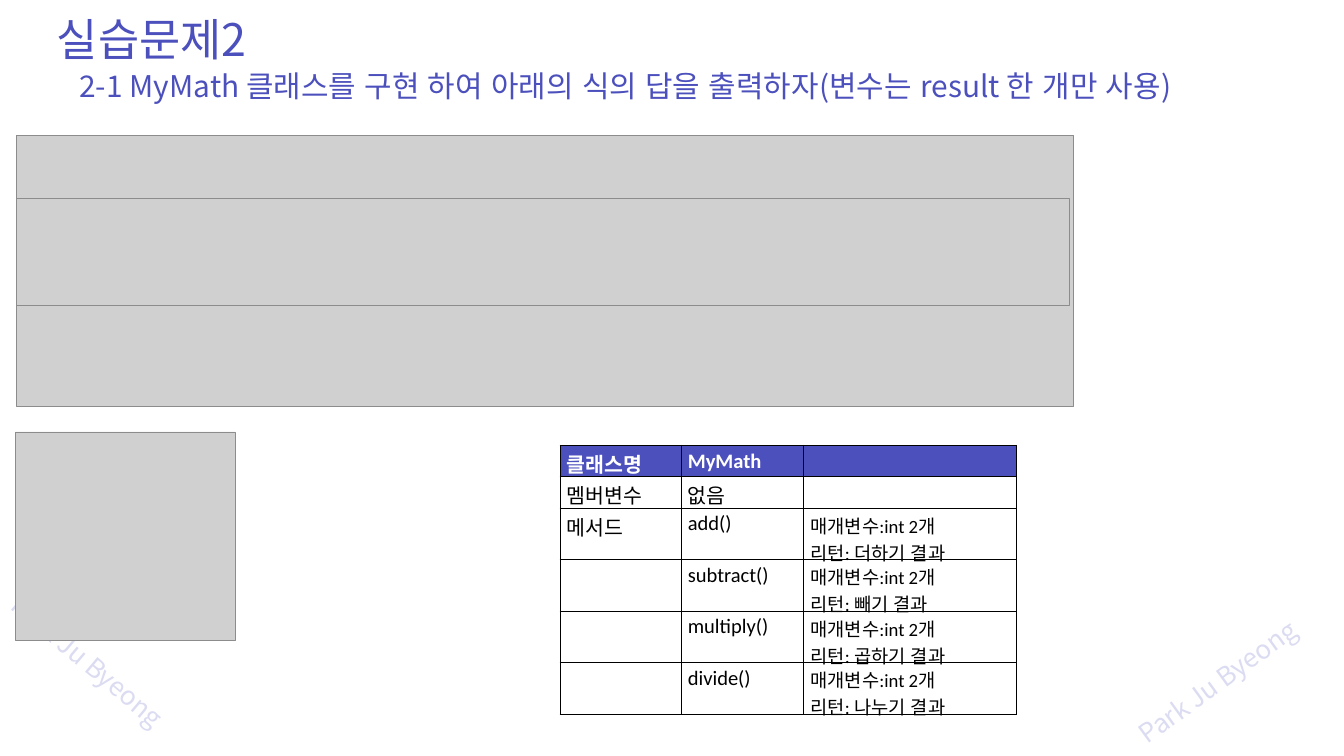
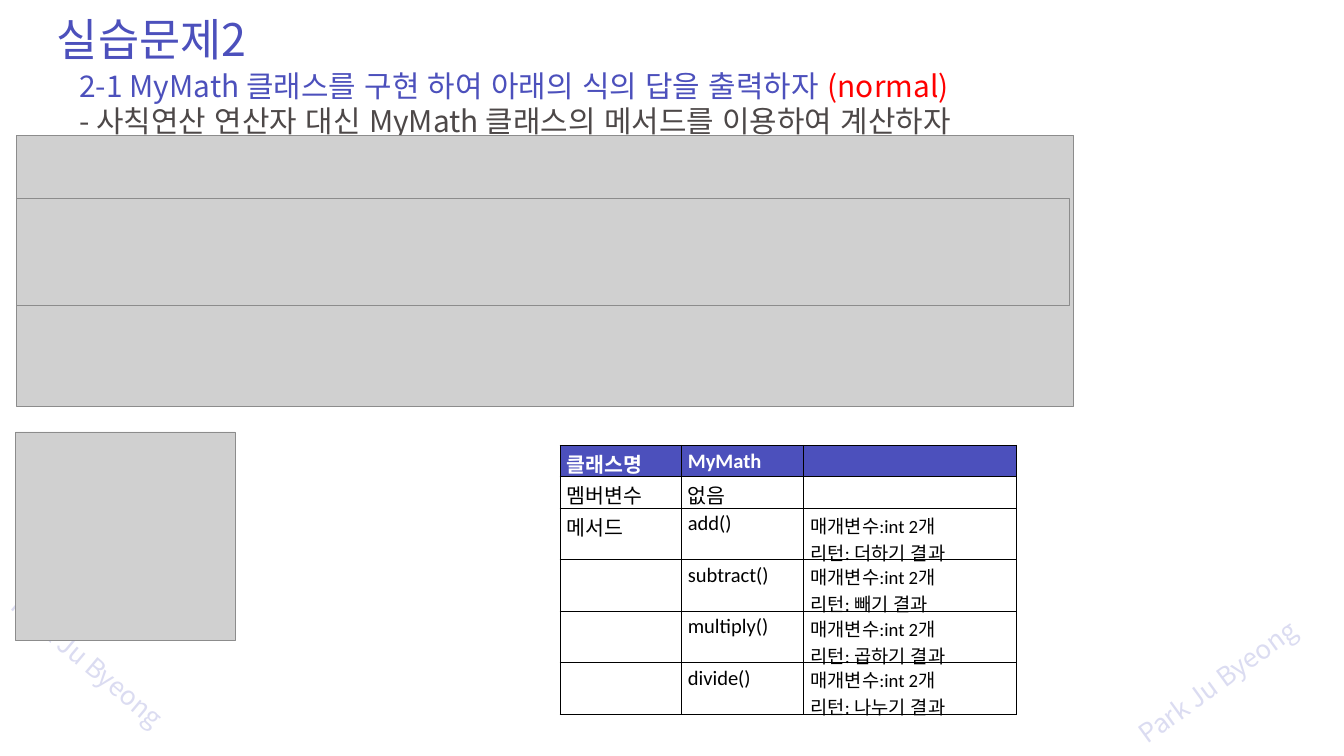
Before and after one commit to zest132/JavaLecture, a slide deck: slide 42 of JavaLecture/LectureFile/java 6강 객체지향.pptx (slide 41 before the commit). Drawn at 1344x756 pixels with LibreOffice and Linux fonts; fonts in the diff are those of the drawing; grey boxes stand for pictures. Boxes give left, top, right and bottom in pixels: in the first picture for what was removed or moved away, otherwise in the second. Text is boxed around its words. In the diff, an @@ line names an element or a change of style, - is before the commit and + after.

```diff
--- a/JavaLecture/LectureFile/java 6강 객체지향.pptx
+++ b/JavaLecture/LectureFile/java 6강 객체지향.pptx
@@ text at (79, 72, 951, 140): text changed; text colour #4C50BC to #4D4848 @@
-2-1 MyMath 클래스를 구현 하여 아래의 식의 답을 출력하자(변수는 result 한 개만 사용)
+2-1 MyMath 클래스를 구현 하여 아래의 식의 답을 출력하자 (normal)
+- 사칙연산 연산자 대신 MyMath 클래스의 메서드를 이용하여 계산하자
```
Also in this commit, not shown: 18 other slides changed, 4 slides added, 2 slides removed, 5 other files.
